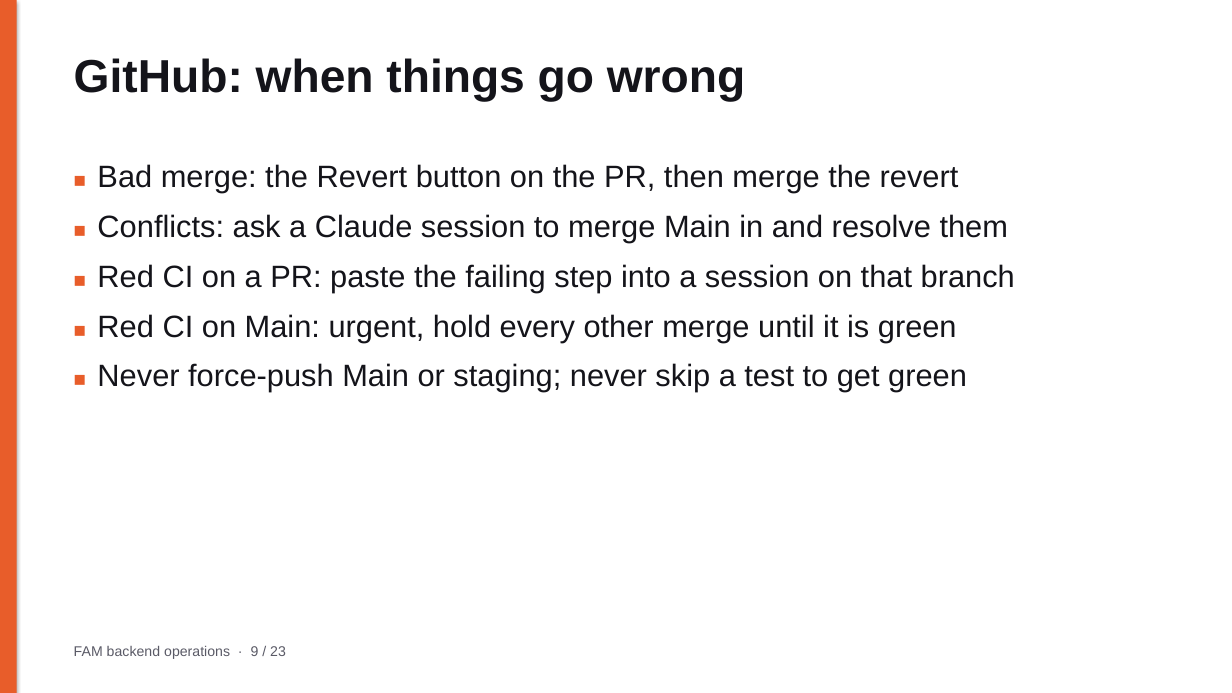
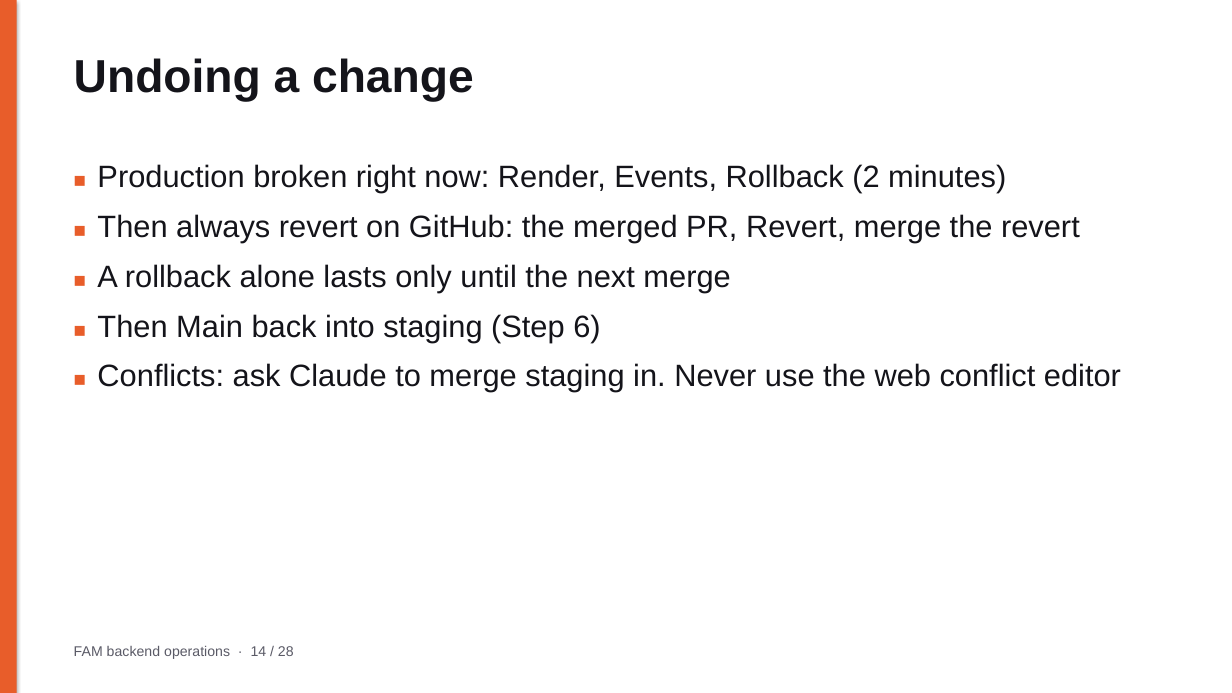
Before and after one commit to tjweingart-byte/FAM, a slide deck: slide 14 of docs/operations/FAM_Backend_Operations.pptx (slide 9 before the commit). Drawn at 1232x693 pixels with LibreOffice and Linux fonts; fonts in the diff are those of the drawing. Boxes give left, top, right and bottom in pixels: in the first picture for what was removed or moved away, otherwise in the second. Text is boxed around its words. In the diff, an @@ line names an element or a change of style, - is before the commit and + after.

```diff
--- a/docs/operations/FAM_Backend_Operations.pptx
+++ b/docs/operations/FAM_Backend_Operations.pptx
@@ text at <box>74,58,474,101</box>: text changed @@
-GitHub: when things go wrong
+Undoing a change
@@ text at <box>97,164,1121,392</box>: text changed @@
-■ Bad merge: the Revert button on the PR, then merge the revert
-■ Conflicts: ask a Claude session to merge Main in and resolve them
-■ Red CI on a PR: paste the failing step into a session on that branch
-■ Red CI on Main: urgent, hold every other merge until it is green
-■ Never force-push Main or staging; never skip a test to get green
+■ Production broken right now: Render, Events, Rollback (2 minutes)
+■ Then always revert on GitHub: the merged PR, Revert, merge the revert
+■ A rollback alone lasts only until the next merge
+■ Then Main back into staging (Step 6)
+■ Conflicts: ask Claude to merge staging in. Never use the web conflict editor
@@ text at <box>74,646,294,659</box>: text changed @@
-FAM backend operations · 9 / 23
+FAM backend operations · 14 / 28
```
Also in this commit, not shown: 21 other slides changed, 5 slides added, 15 other files.
